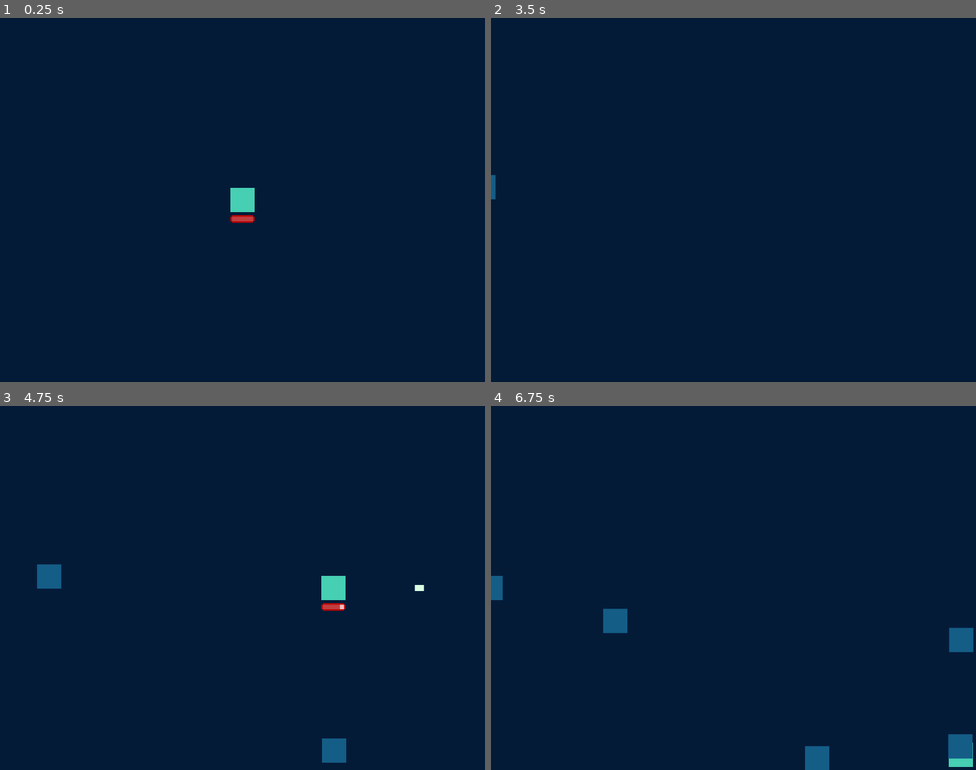
Above: before the commit, frames 1-4 (two rows, left to right).
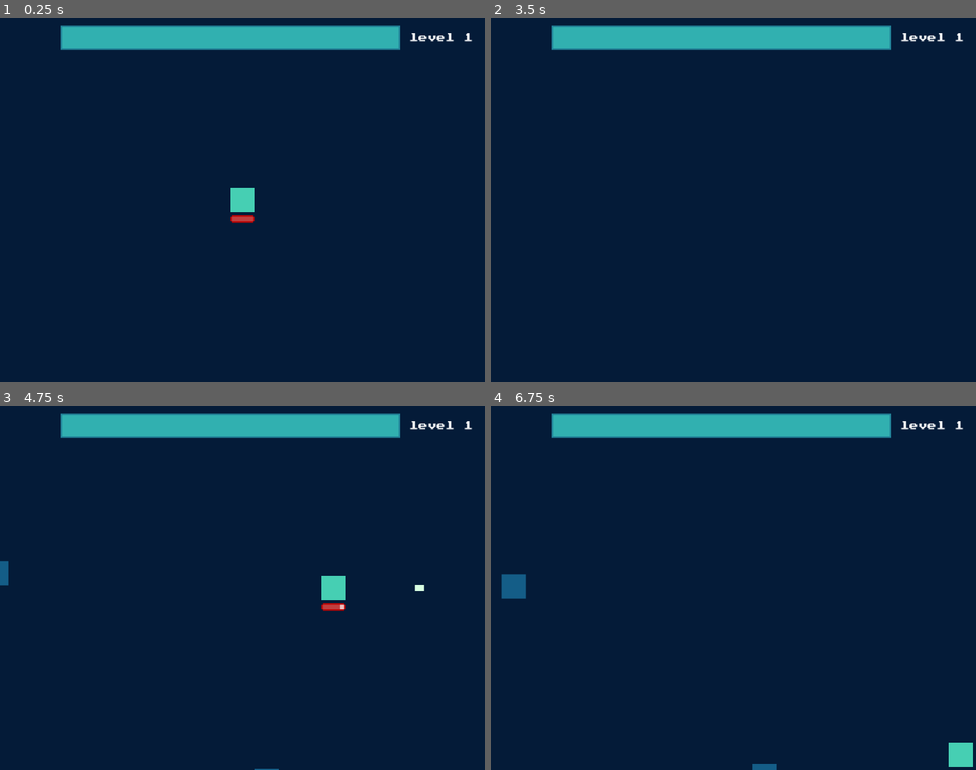
Above: after the commit, the same moments.

Repository: luisgthub/bheaven
Game: Godot game, scene res://main.tscn
Same seed, same stepped clock (60 frames per second), same inputs: the game is played once before the commit and once after it.
Inputs:
- Up to frame 1 (0.25 s): no input
- Up to frame 2 (3.5 s): tap Enter at 0.5 s; hold D (right) 0.53-1.28 s; hold S (down) 1.28-2.03 s; hold D (right) 2.03-2.78 s; tap Space at 2.75 s; hold W (up) from 2.78 s (still down)
- Up to frame 3 (4.75 s): tap Enter at 3.5 s; release W (up) at 3.53 s; hold A (left) from 3.53 s (still down)
- Up to frame 4 (6.75 s): release A (left) at 5.03 s; hold S (down) 5.03-5.78 s; hold D (right) 5.78-6.53 s; hold W (up) from 6.53 s (still down)

The runs differ from the first frame. In frame 1, 4.9% of the frame differs, in the area x 12-98%, y 2-9%; in frame 2, 5.0%; in frame 3, 5.7%; in frame 4, 6.8%, in the area x 0-100%, y 2-100%.

Commit message:
Added drop system,xp bar, level bar

Diff:
--- /dev/null
+++ b/drop_xp.tscn
@@ -0,0 +1,17 @@
+[gd_scene format=3 uid="uid://b32vmq0yu6a42"]
+
+[ext_resource type="Texture2D" uid="uid://cuovn6umhgj37" path="res://assets/xp_drop.png" id="1_yaeed"]
+
+[sub_resource type="CapsuleShape2D" id="CapsuleShape2D_itn84"]
+radius = 3.0
+height = 6.0
+
+[node name="drop_xp" type="Node2D" unique_id=83907543]
+
+[node name="Area2D" type="Area2D" parent="." unique_id=354259940 groups=["drop_xp"]]
+
+[node name="CollisionShape2D" type="CollisionShape2D" parent="Area2D" unique_id=446433369]
+shape = SubResource("CapsuleShape2D_itn84")
+
+[node name="Sprite2D" type="Sprite2D" parent="Area2D" unique_id=523153585]
+texture = ExtResource("1_yaeed")
--- a/enemies/base_enemy.gd
+++ b/enemies/base_enemy.gd
@@ -1,6 +1,8 @@
 class_name BaseEnemy
+
 extends CharacterBody2D
-var enemy_speed = 30
+@export var drop_scene:PackedScene
+var enemy_speed = 10
 var target = null
 @export var enemy_data:EnemyData
 @onready var timer = $Timer
@@ -18,6 +20,25 @@
 		print("life",life)
 	if sprite and enemy_data.sprite:
 		sprite.texture = enemy_data.sprite
+func make_xp_drop():
+	var drop_chance = randf()
+	if drop_chance<=0.5:
+		var inst = drop_scene.instantiate()
+		inst.global_position = global_position
+		get_tree().current_scene.add_child(inst)
+
+func enemy_take_damage(damage_value:int):
+	life-= damage_value
+	print("dano tomado",life)
+	var explo = get_node_or_null("explosion")
+	if life<=0:
+
+		if explo:
+			explo.reparent(get_tree().current_scene)
+			explo.emitting = true
+			make_xp_drop()
+		queue_free()
+
 func _physics_process(delta: float) -> void:
 	target = Manager.player_pos
 	if target:
--- a/enemies/enemy.tscn
+++ b/enemies/enemy.tscn
@@ -1,6 +1,7 @@
 [gd_scene format=3 uid="uid://kejuo0jg2tlv"]
 
 [ext_resource type="Script" uid="uid://drvwnjakpjhh1" path="res://enemies/base_enemy.gd" id="1_7frlh"]
+[ext_resource type="PackedScene" uid="uid://b32vmq0yu6a42" path="res://drop_xp.tscn" id="2_a6vjd"]
 [ext_resource type="Resource" uid="uid://ddb72nf6k5equ" path="res://enemies/bat.tres" id="2_orwns"]
 
 [sub_resource type="RectangleShape2D" id="RectangleShape2D_7frlh"]
@@ -11,6 +12,7 @@
 
 [node name="CharacterBody2D" type="CharacterBody2D" parent="." unique_id=1037724616 groups=["enemy"]]
 script = ExtResource("1_7frlh")
+drop_scene = ExtResource("2_a6vjd")
 enemy_data = ExtResource("2_orwns")
 
 [node name="CollisionShape2D" type="CollisionShape2D" parent="CharacterBody2D" unique_id=726865224]
@@ -18,6 +20,33 @@
 
 [node name="Sprite2D" type="Sprite2D" parent="CharacterBody2D" unique_id=1984623401]
 
+[node name="explosion" type="CPUParticles2D" parent="CharacterBody2D" unique_id=2114756749]
+z_index = 1
+position = Vector2(0, 6)
+emitting = false
+lifetime = 0.2
+one_shot = true
+explosiveness = 1.0
+randomness = 0.34
+emission_shape = 3
+emission_rect_extents = Vector2(1, 1)
+direction = Vector2(-30, 0)
+spread = 180.0
+gravity = Vector2(0, 400)
+initial_velocity_min = 50.0
+initial_velocity_max = 100.0
+linear_accel_min = 10.0
+linear_accel_max = 10.0
+radial_accel_min = 5.0
+radial_accel_max = 5.0
+tangential_accel_min = 15.0
+tangential_accel_max = 15.0
+damping_min = 200.0
+damping_max = 300.0
+scale_amount_min = 3.0
+scale_amount_max = 5.0
+color = Color(0.83253795, 0, 0.24893105, 1)
+
 [node name="Timer" type="Timer" parent="." unique_id=1337601284]
 wait_time = 0.3
 
--- a/maps/fase.gd
+++ b/maps/fase.gd
@@ -4,7 +4,11 @@
 @export var bat:EnemyData
 var enemyArray = [bat]
 #pegar pontos
+@onready var xpbar = $xp/xpbar
 @onready var spawn_line = $enemySpawnLine
+
+func _ready() -> void:
+	$player.connect("xp_collected",_on_player_xp_collected)
 func spawn_when_five():
 	print("nasce monstro de um tipo")
 func spawn_timer():
@@ -24,3 +28,7 @@
 
 func _on_timer_create_enemy_timeout() -> void:
 	spawn_timer()
+
+
+func _on_player_xp_collected(value: int) -> void:
+	xpbar.value +=value
--- a/maps/fase.tscn
+++ b/maps/fase.tscn
@@ -4,8 +4,9 @@
 [ext_resource type="Script" uid="uid://c1f4mwr78hi6l" path="res://maps/fase.gd" id="1_wescl"]
 [ext_resource type="PackedScene" uid="uid://kejuo0jg2tlv" path="res://enemies/enemy.tscn" id="2_jb5a4"]
 [ext_resource type="Resource" uid="uid://ddb72nf6k5equ" path="res://enemies/bat.tres" id="3_irph6"]
+[ext_resource type="PackedScene" uid="uid://kh4uf24god0m" path="res://xp.tscn" id="5_owdj8"]
 
-[node name="spawner" type="Node2D" unique_id=1712191911]
+[node name="fase" type="Node2D" unique_id=1712191911]
 script = ExtResource("1_wescl")
 enemy_scene = ExtResource("2_jb5a4")
 bat = ExtResource("3_irph6")
@@ -21,4 +22,11 @@
 [node name="Timer" type="Timer" parent="." unique_id=1483175655]
 autostart = true
 
+[node name="xp" parent="." unique_id=634062879 instance=ExtResource("5_owdj8")]
+offset_left = 40.0
+offset_top = 5.0
+offset_right = 40.0
+offset_bottom = 5.0
+
+[connection signal="xp_collected" from="player" to="." method="_on_player_xp_collected"]
 [connection signal="timeout" from="Timer" to="." method="_on_timer_create_enemy_timeout"]
--- a/player/player.gd
+++ b/player/player.gd
@@ -3,7 +3,7 @@
 @export var dead_scene:PackedScene
 const SPEED = 200.0
 @onready var lifebar = $lifebar/bar
-
+signal  xp_collected(value:int)
 func  _ready() -> void:
 	Manager.player_pos = global_position
 	lifebar.max_value = 100
@@ -41,3 +41,9 @@
 func _on_player_body_entered(body: Node2D) -> void:
 	if body.is_in_group("enemy"):
 		player_take_damage()
+
+func _on_player_area_entered(area: Area2D) -> void:
+	if area.is_in_group("drop_xp"):
+		print("adiciona 1 á barra de xp")
+		emit_signal("xp_collected",10)
+		area.queue_free()
--- a/player/player.tscn
+++ b/player/player.tscn
@@ -31,5 +31,6 @@
 
 [node name="lifebar" parent="." unique_id=1122357772 instance=ExtResource("4_yw30f")]
 
+[connection signal="area_entered" from="Area2D" to="." method="_on_player_area_entered"]
 [connection signal="body_entered" from="Area2D" to="." method="_on_player_body_entered"]
 [connection signal="timeout" from="Timer" to="." method="_on_proj_timer_timeout"]
--- a/weapons/base_weapon.gd
+++ b/weapons/base_weapon.gd
@@ -2,15 +2,13 @@
 class_name base_weapon
 @onready var timer = $Timer
 var pierce:bool = false
+@export var weapon_damage = 0
 # Called when the node enters the scene tree for the first time.
 func _ready() -> void:
-	timer.start()
-	timer.autostart = true
-
+	pass
 # Called every frame. 'delta' is the elapsed time since the previous frame.
 func _process(delta: float) -> void:
 	pass
-
 
 func _on_trajetory_timer_timeout() -> void:
 	pass # Replace with function body.
@@ -20,11 +18,11 @@
 	print("objeto deletado")
 	queue_free()
 
-
 func _on_enemy_body_entered(body: Node2D) -> void:
 	if body.is_in_group("enemy"):
-		if pierce:
-			body.queue_free()
-		else:
-			body.queue_free()
-			queue_free()
+		if body.has_method("enemy_take_damage"):
+			body.enemy_take_damage(weapon_damage)
+			if not pierce:
+				queue_free()
+			else:
+				pass
--- a/weapons/basic_shot.gd
+++ b/weapons/basic_shot.gd
@@ -1,6 +1,9 @@
 extends base_weapon
 
 var time_to_die:float = 2.0
+func _ready() -> void:
+	super._ready() # Importante: não chama os outros itens
+	weapon_damage = 5 # Dano fixo do tiro básico
 
 func shoot_distance():
 	global_position.x+=10
--- /dev/null
+++ b/xp.gd
@@ -0,0 +1,15 @@
+extends Control
+
+@onready var xpbar = $xpbar
+var level = 0
+# Called when the node enters the scene tree for the first time.
+func _ready() -> void:
+	level = 1
+	$level.text = "level "+str(level)
+
+func _process(delta: float) -> void:
+	if xpbar.value>= xpbar.max_value:
+		xpbar.value = 0
+		level +=1
+		$level.text = "level "+str(level)
+		xpbar.max_value+=20
--- /dev/null
+++ b/xp.tscn
@@ -0,0 +1,35 @@
+[gd_scene format=3 uid="uid://kh4uf24god0m"]
+
+[ext_resource type="Texture2D" uid="uid://c66gx6a6sbg5i" path="res://assets/xpbarout.png" id="1_1jxo8"]
+[ext_resource type="Script" uid="uid://c31ekfkkmcbw2" path="res://xp.gd" id="1_gxxb8"]
+[ext_resource type="Texture2D" uid="uid://sepximsuhqgw" path="res://assets/xpbarin.png" id="2_gxxb8"]
+
+[sub_resource type="LabelSettings" id="LabelSettings_gxxb8"]
+font_size = 6
+
+[node name="xp" type="Control" unique_id=634062879]
+z_index = 3
+layout_mode = 3
+anchors_preset = 15
+anchor_right = 1.0
+anchor_bottom = 1.0
+offset_right = -320.0
+offset_bottom = -240.0
+grow_horizontal = 2
+grow_vertical = 2
+script = ExtResource("1_gxxb8")
+
+[node name="xpbar" type="TextureProgressBar" parent="." unique_id=603365924]
+layout_mode = 0
+offset_right = 224.0
+offset_bottom = 16.0
+texture_under = ExtResource("1_1jxo8")
+texture_progress = ExtResource("2_gxxb8")
+
+[node name="level" type="Label" parent="." unique_id=736479043]
+layout_mode = 0
+offset_left = 230.0
+offset_top = 5.0
+offset_right = 231.0
+offset_bottom = 21.0
+label_settings = SubResource("LabelSettings_gxxb8")
Binary file added: assets/xp_drop.png
Not shown, added: assets/xp_drop.png.import
Binary file added: assets/xpbarin.aseprite
Binary file added: assets/xpbarin.png
Not shown, added: assets/xpbarin.png.import
Binary file added: assets/xpbarout.aseprite
Binary file added: assets/xpbarout.png
Not shown, added: assets/xpbarout.png.import
Not shown, added: xp.gd.uid
Not shown, added: maps/fase.tscn5764193381.tmp
Not shown, added: maps/fase.tscn5769245616.tmp
